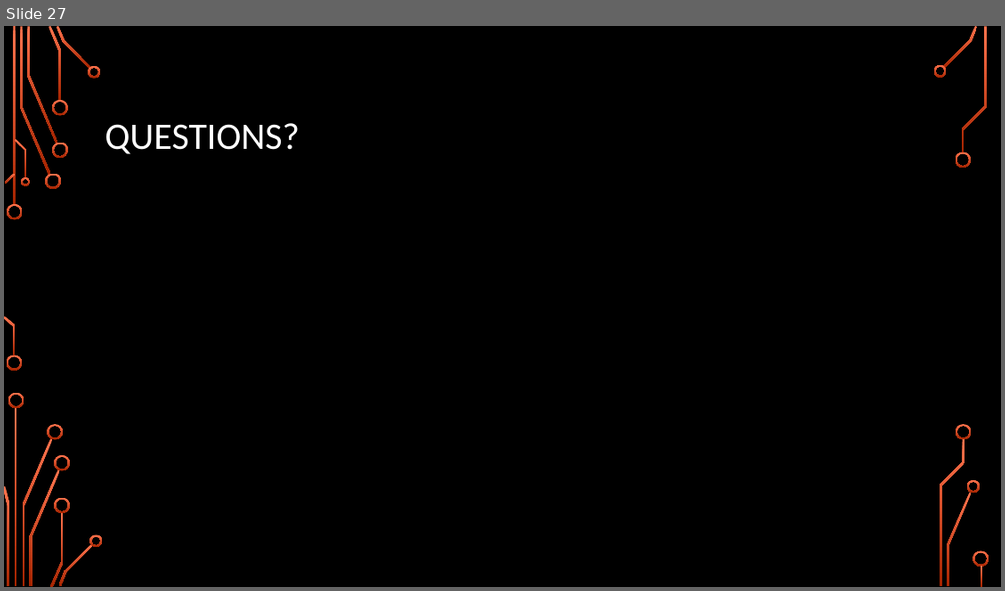
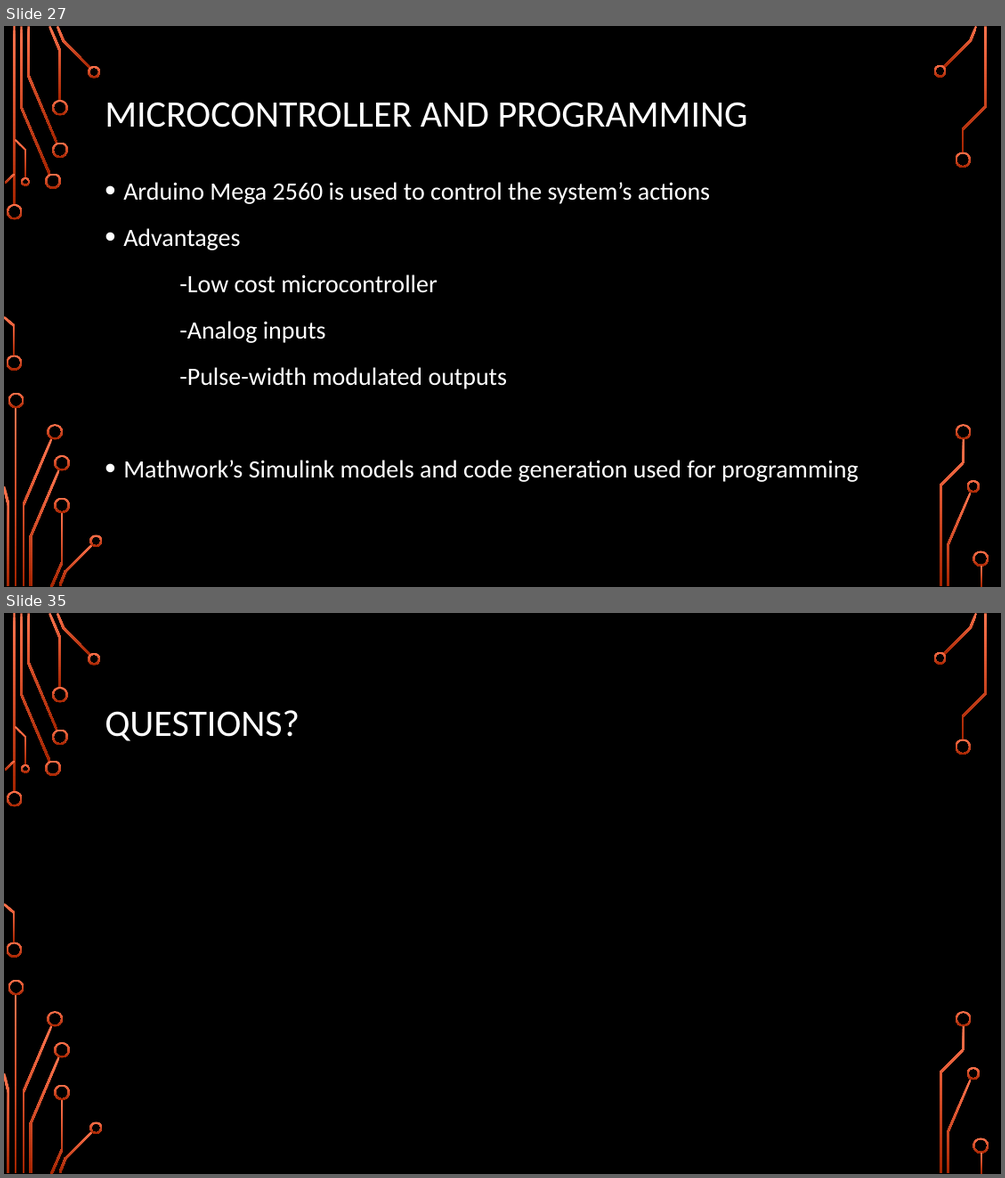
Before and after one commit to Logiant/AgileRoboticControls, a slide deck: Documentation/Presentation/Design Presentation/Design Presentation.pptx. Shown one above the other, each under a label of ours: slide 27 before the commit, slides 27 and 35 after it; the slides between them are not shown. The pictures are 1005x591 and 1005x1178 pixels, drawn with LibreOffice and Linux fonts; fonts in the diff are those of the drawing; background and template pictures are left out. Boxes give left, top, right and bottom in pixels: in the first picture for what was removed or moved away, otherwise in the second. Text is boxed around its words. In the diff, an @@ line names an element or a change of style, - is before the commit and + after.

Commit message:
Presentation Updated

```diff
--- a/Documentation/Presentation/Design Presentation/Design Presentation.pptx
+++ b/Documentation/Presentation/Design Presentation/Design Presentation.pptx
@@ slide 27 added at (4,26,1001,587), background picture (left out); not listed: 36 template elements that a slide beside it also shows @@
@@ title added at (105,102,748,127), 36 pt, text #FFFFFF @@
+MICROCONTROLLER AND PROGRAMMING
@@ text added at (123,182,858,482), 24 pt, text #FFFFFF @@
+• Arduino Mega 2560 is used to control the system’s actions
+• Advantages
+-Low cost microcontroller
+-Analog inputs
+-Pulse-width modulated outputs
+• Mathwork’s Simulink models and code generation used for programming
@@ what was slide 27 is now slide 35 @@
```
Also in this commit, not shown: 1 slide changed, 8 other slides added, 1 slide removed, 2 other files.
